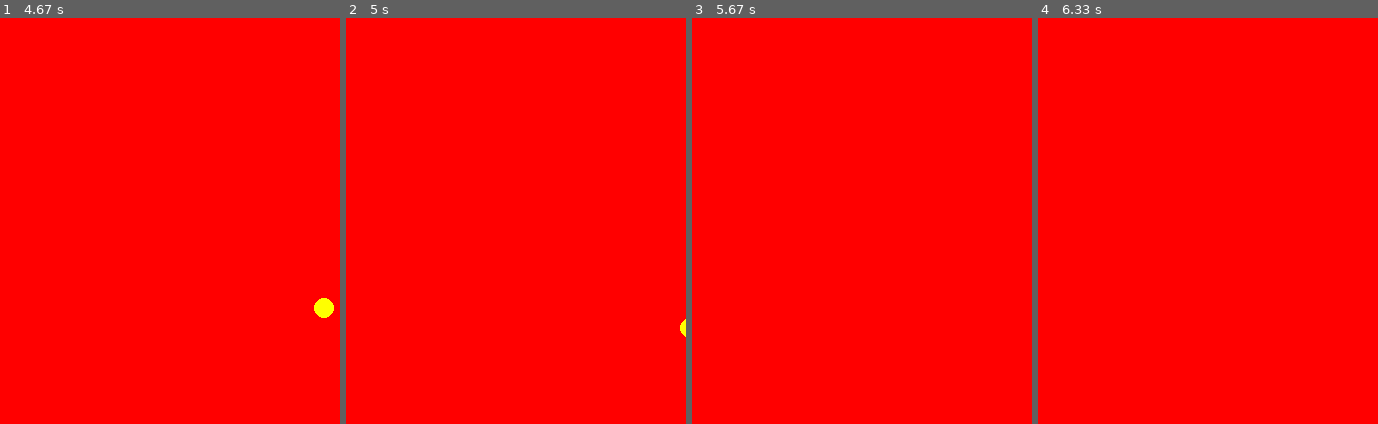
Above: before the commit, frames 1-4 (left to right).
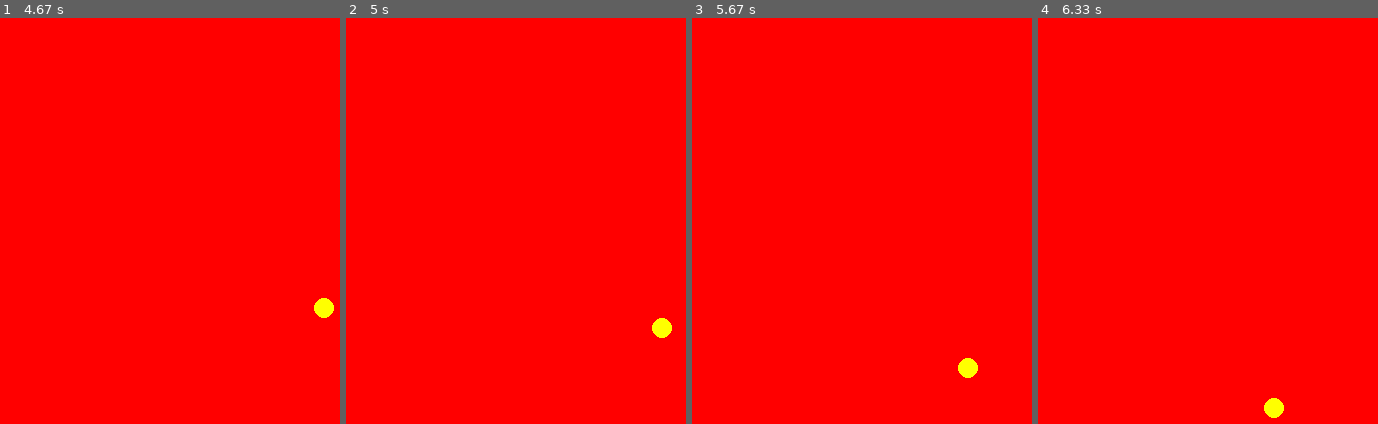
Above: after the commit, the same moments.

Repository: AliAmCa/juegos_pygame
Game: pygame game, started from game.py
The game is run twice, just before and just after one commit, with the same random seed, the same clock (stepped at 60 frames per second) and the same inputs.
Inputs:
- Up to frame 1 (4.67 s): no input
- Up to frame 2 (5 s): no input
- Up to frame 3 (5.67 s): no input
- Up to frame 4 (6.33 s): no input

Frame 1 is identical in both runs. In frame 2, 0.3% of the frame differs, in the area x 90-100%, y 73-79%; in frame 3, 0.2%; in frame 4, 0.2%.

Commit message:
Mejora de funciones de Bola

Diff:
--- a/game.py
+++ b/game.py
@@ -2,32 +2,33 @@
 pg.init()
 
 class Bola:
-    def __init__(self, x, y, color = (255,255,255), radio = 10):
+    def __init__(self, padre, x, y, color = (255,255,255), radio = 10):
+        self.padre = padre
         self.posX = x
         self.posY = y
         self.color = color
         self.radio = radio
+        self.vx = 1
+        self.vy = 1
 
-    def pintate(self, pantalla):
-        pg.draw.circle(pantalla, self.color, (self.posX,self.posY), self.radio)
+    def dibujar(self):
+        pg.draw.circle(self.padre, self.color, (self.posX,self.posY), self.radio)
 
-    def mover(self, ancho, alto):
-        movx = 1
-        movy = 1
+    def mover(self):
+        self.posX += self.vx
+        self.posY += self.vy
 
-        if self.posX == ancho-self.radio or self.posX == 0+self.radio:
-            movx * -1
-        if self.posY == alto - self.radio or self.posY == 0 + self.radio:
-            movy * -1
-        self.posX += movx
-        self.posY += movy
+        if self.posX >= self.padre.get_width() - self.radio or self.posX <= self.radio:
+            self.vx *= -1
+        if self.posY >= self.padre.get_height() - self.radio or self.posY <= self.radio:
+            self.vy *= -1
 
 
 class Game:
 
     def __init__(self, ancho = 600, alto= 800):
         self.pantalla = pg.display.set_mode((ancho, alto))
-        self.bola = Bola(ancho//2, alto//2,(255,255,0))
+        self.bola = Bola(self.pantalla,ancho//2, alto//2,(255,255,0))
 
     def bucle_ppal(self):
         game_over = False
@@ -41,8 +42,8 @@
 
 
             self.pantalla.fill((255,0,0))
-            self.bola.mover(self.pantalla.get_width(), self.pantalla.get_height())
-            self.bola.pintate(self.pantalla)
+            self.bola.mover()
+            self.bola.dibujar()
 
             pg.display.flip()
 
